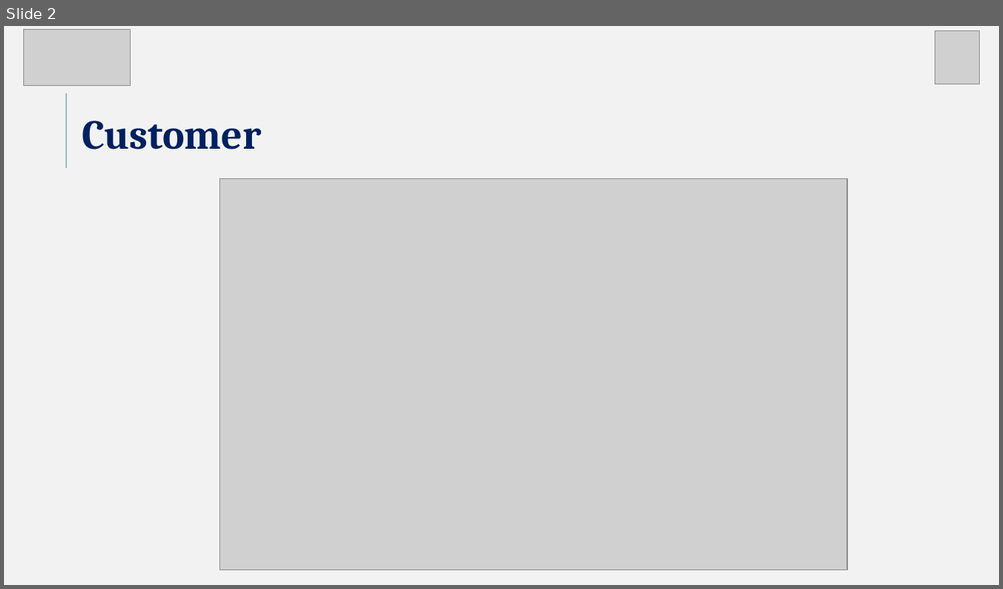
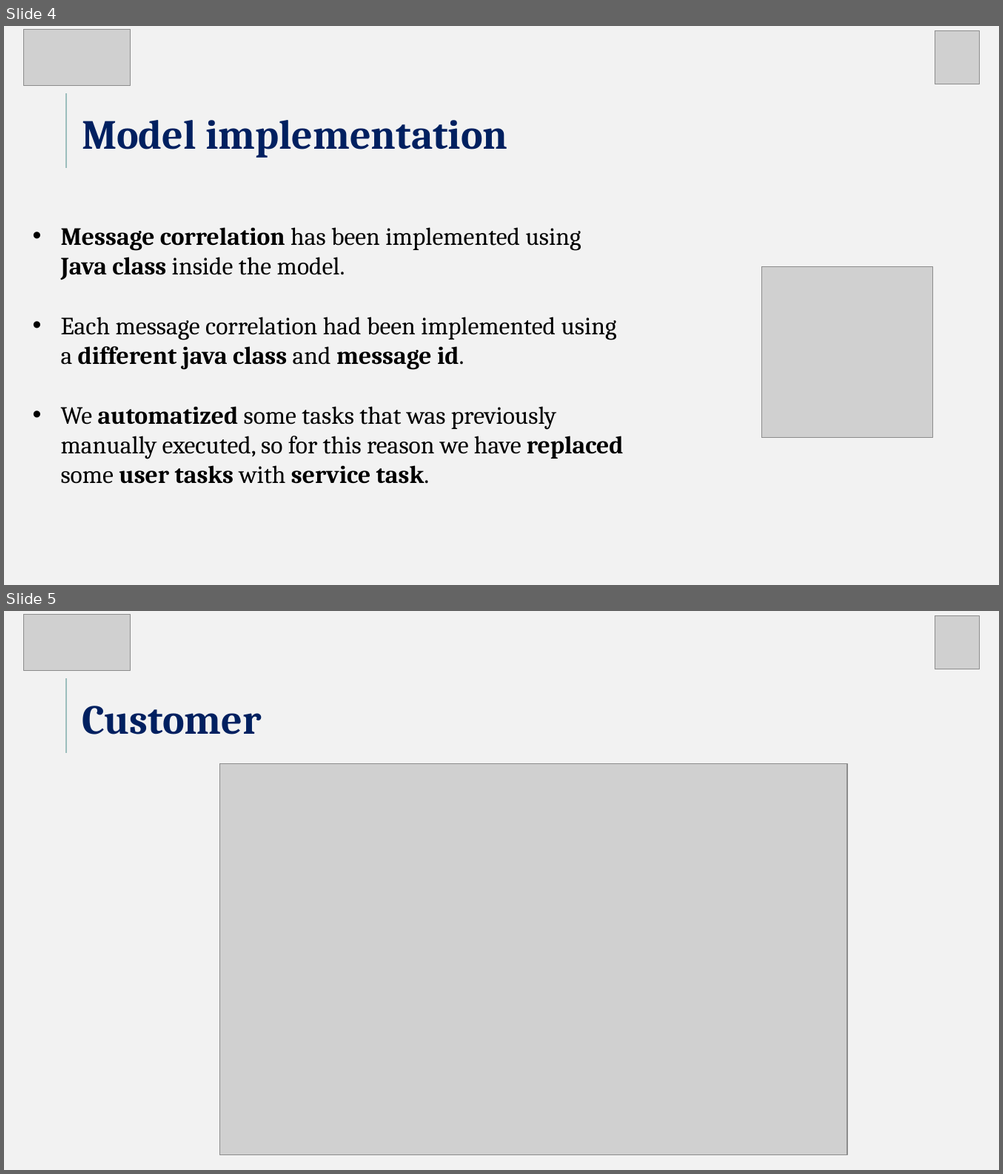
Before and after one commit to Matteoa99/ESI_project, a slide deck: ESI_presentation.pptx. Shown one above the other, each under a label of ours: slide 2 before the commit, slides 4 and 5 after it. The pictures are 1003x589 and 1003x1174 pixels, drawn with LibreOffice and Linux fonts; fonts in the diff are those of the drawing; grey boxes stand for pictures. Boxes give left, top, right and bottom in pixels: in the first picture for what was removed or moved away, otherwise in the second. Text is boxed around its words. In the diff, an @@ line names an element or a change of style, - is before the commit and + after.

```diff
--- a/ESI_presentation.pptx
+++ b/ESI_presentation.pptx
@@ slide 4 added at box(4, 26, 999, 585), background #F2F2F2; not listed: 1 template element that a slide beside it also shows @@
@@ picture added at box(23, 30, 130, 86) @@
@@ picture added at box(935, 30, 979, 84) @@
@@ text added at box(82, 120, 507, 158), 40 pt, text #002060, bold @@
+Model implementation
@@ text added at box(61, 227, 623, 484), 24 pt, text #000000 @@
+• Message correlation has been implemented using Java class inside the model.
+• Each message correlation had been implemented using a different java class and message id.
+• We automatized some tasks that was previously manually executed, so for this reason we have replaced some user tasks with service task.
@@ picture added at box(761, 267, 932, 438) @@
@@ what was slide 2 is now slide 5 @@
```
Also in this commit, not shown: 2 slides changed, 2 other slides added, 4 other files.
